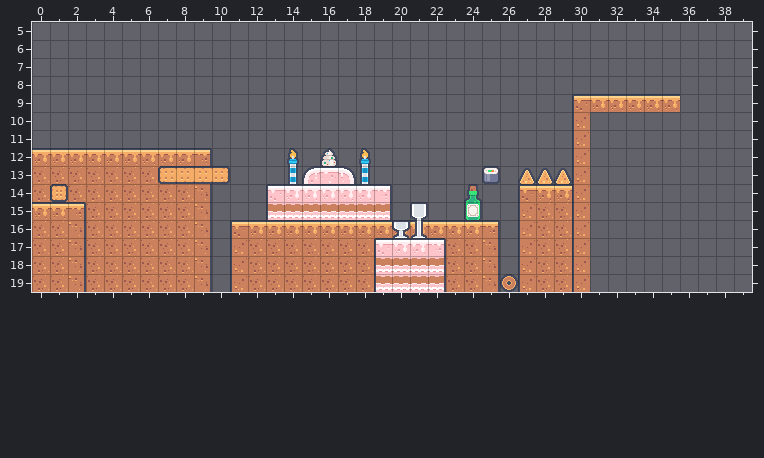
Tiled map, stored at map_3.tmx. Above is the file before it was changed.
Cells are 18x18 px. Shown: x 0..39, y 5..19.
The result:
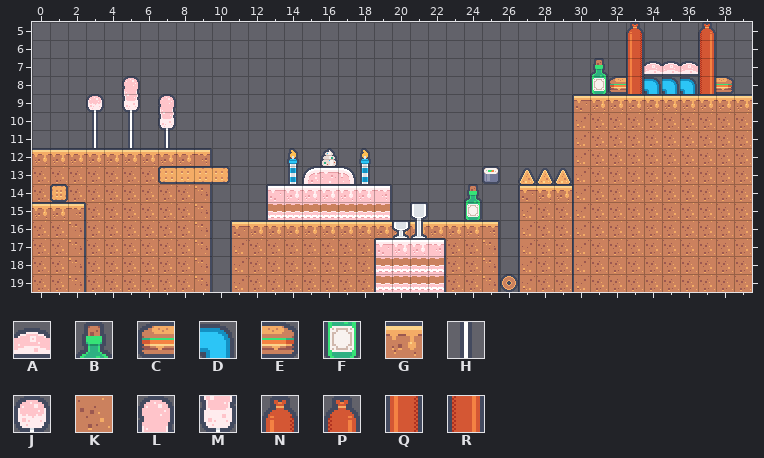
Key: from "foody": A 10 turned 180 "tile_0073", B 22 "tile_0085", C 30 "tile_0093", D 31 "tile_0094", E 32 "tile_0095", F 38 "tile_0101", G 67 "tile_0018", H 73 "tile_0024", J 74 "tile_0025", K 83 "tile_0034", L 89 "tile_0040", M 105 "tile_0056", N 110 flipped on the diagonal "tile_0061", P 110 turned 90 "tile_0061", Q 111 turned 270 "tile_0062", R 111 turned 90 "tile_0062".
_ is an empty cell.
Difference:
Layer "Background":
y 5: x 33 _ -> N; x 37 _ -> P
y 6: x 33 _ -> Q; x 37 _ -> R
y 7: x 31 _ -> B; x 33..37 _____ -> QAAAR
y 8: x 5 _ -> L; x 31..38 ________ -> FCQDDDRE
y 9: x 3 _ -> J; x 5 _ -> M; x 7 _ -> L
y 10: x 3 _ -> H; x 5 _ -> H; x 7 _ -> M
y 11: x 3 _ -> H; x 5 _ -> H; x 7 _ -> H
Layer "Platforms":
y 9: x 36..39 ____ -> GGGG
y 10..19: x 31..39 _________ -> KKKKKKKKK
